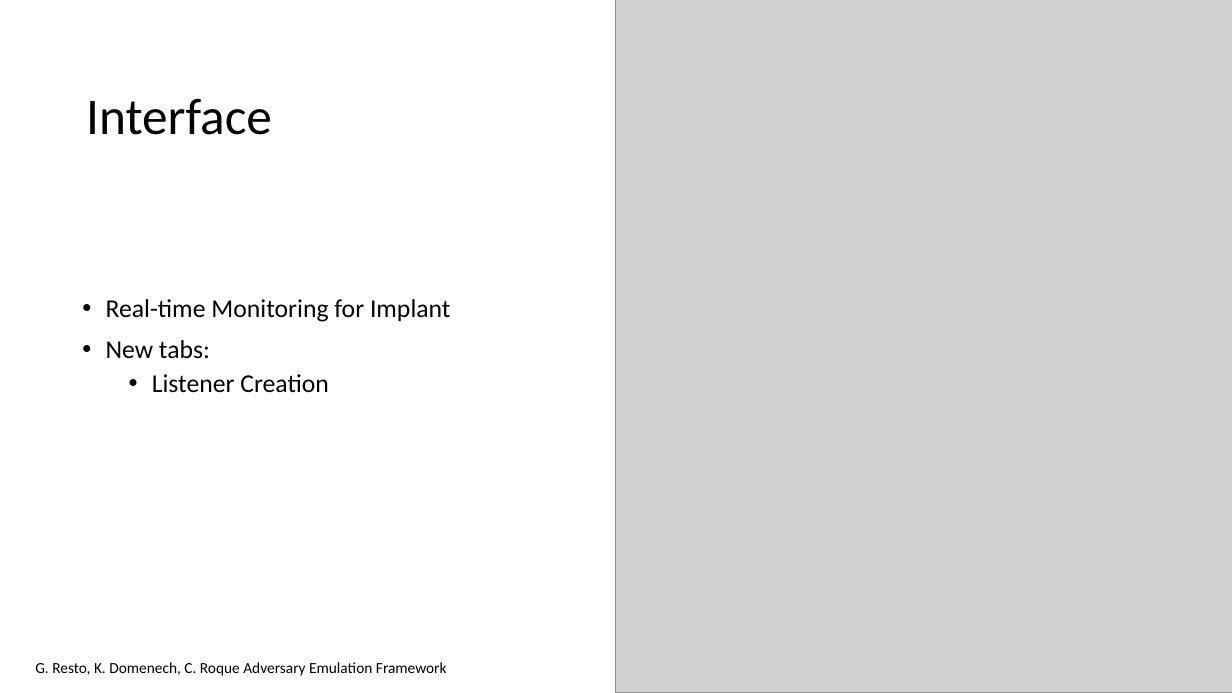
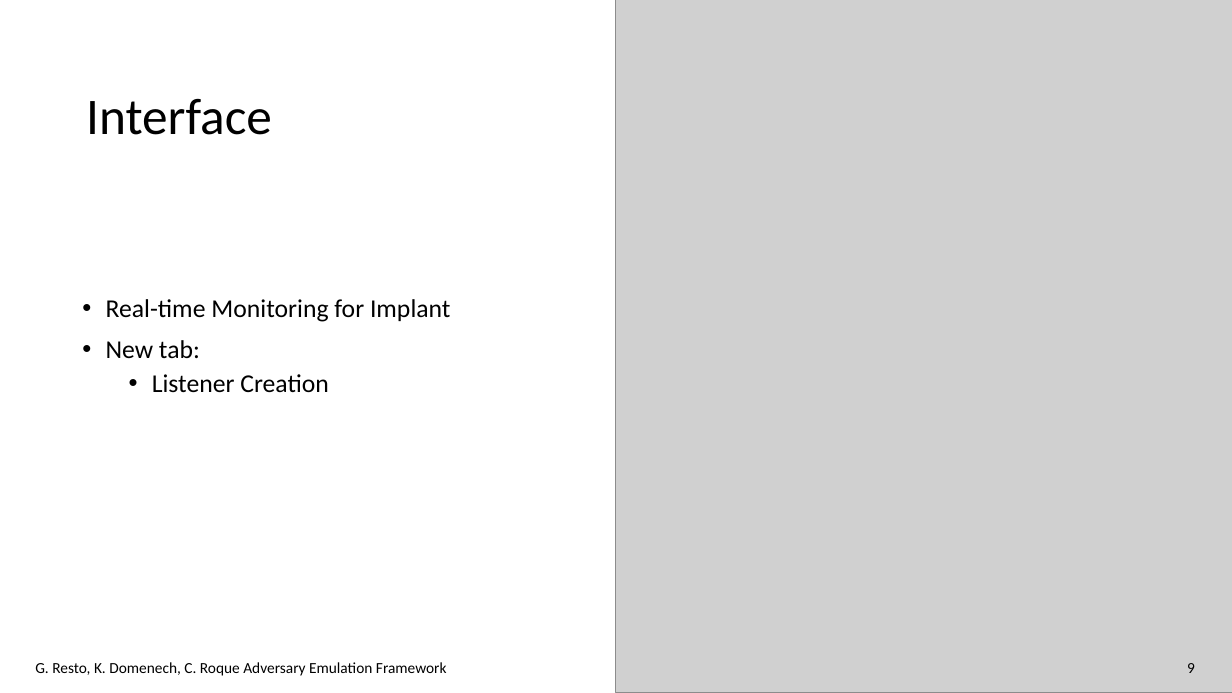
Before and after one commit to racoten/Capstone, a slide deck: slide 15 of Design/Capstone 2 Presentation.pptx (slide 10 before the commit). Drawn at 1232x693 pixels with LibreOffice and Linux fonts; fonts in the diff are those of the drawing; grey boxes stand for pictures. Boxes give left, top, right and bottom in pixels: in the first picture for what was removed or moved away, otherwise in the second. Text is boxed around its words. In the diff, an @@ line names an element or a change of style, - is before the commit and + after.

```diff
--- a/Design/Capstone 2 Presentation.pptx
+++ b/Design/Capstone 2 Presentation.pptx
@@ text at [106, 340, 200, 358]: text changed @@
-• New tabs:
+• New tab:
@@ text added at [1187, 663, 1195, 673], 12 pt, text #000000 @@
+9
```
Also in this commit, not shown: 4 other slides changed, 8 slides added, 2 slides removed.
